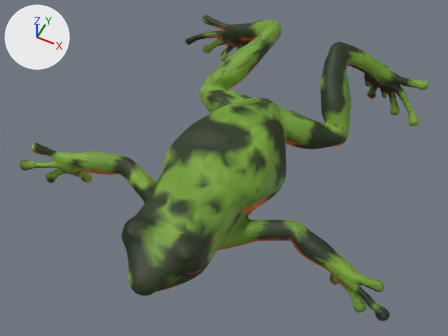
One commit to the glTF model public/assets/creatures/toad.swim.glb: the scene before it, then after it.
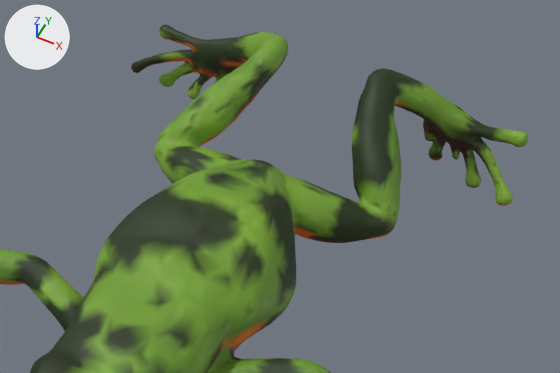
Each version appears first whole from a camera (50 mm lens) standing at (0.031, -0.0574, 0.0861) and looking at (-0.0016, 0.0076, 0.0048), and next in a close-up on the part from 23% to 100% of the width and 0% to 68% of the height. The lights are fixed; the arrows at upper left show +X, +Y and +Z. The first two pictures are the older version. Where no turn or scale is listed for an object, it has been applied to the vertices. Vertices at exactly the same position are counted once.

Objects in the first close-up: 'toad.swim'.
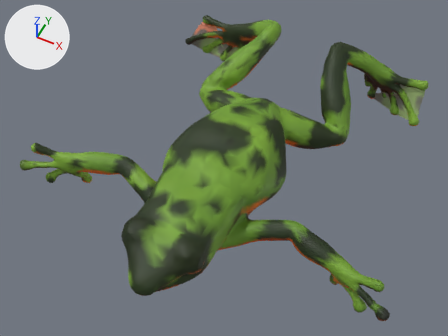
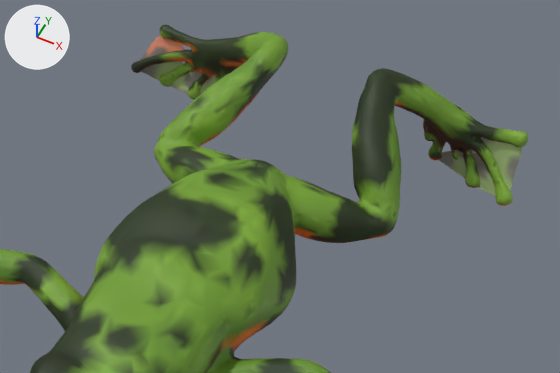
Where the change shows, as pixel boxes (x1, y1, x2, y2) in the close-ups (560 x 373 px):
part 1 of me_toad_swim, added: after (140, 35, 217, 95)
part 2 of me_toad_swim, added (green): after (440, 137, 522, 196)
part 3 of me_toad_swim, edited (looks the same): (0, 25, 528, 373) in both

What changed in the scene script:
```text
Change me_toad_swim:
    used by ob_toad_swim; location = (-0.00011, 0.01076, 0.00672)
    remove me_toad_swim.from_pydata(...)  # 12001 vertices, 23998 faces; spans x -0.0328..0.0328, y -0.033..0.033, z -0.0082..0.0082
    add me_toad_swim.from_pydata(...)  # 12547 vertices, 24894 faces; spans x -0.0328..0.0328, y -0.033..0.033, z -0.0082..0.0082
    me_toad_swim part 1: a new loose piece of 313 vertices spanning x -0.0275..-0.0146, y 0.0299..0.0325, z -0.0077..0.0002, in mat_toad_swim
    me_toad_swim part 2: a new loose piece of 233 vertices spanning x 0.0148..0.0253, y 0.0284..0.0319, z -0.0073..0.0006, in mat_toad_swim
    me_toad_swim part 3: 23998 kept faces spanning x -0.0328..0.0328, y -0.033..0.033, z -0.0082..0.0082 get new vertex colours
```
